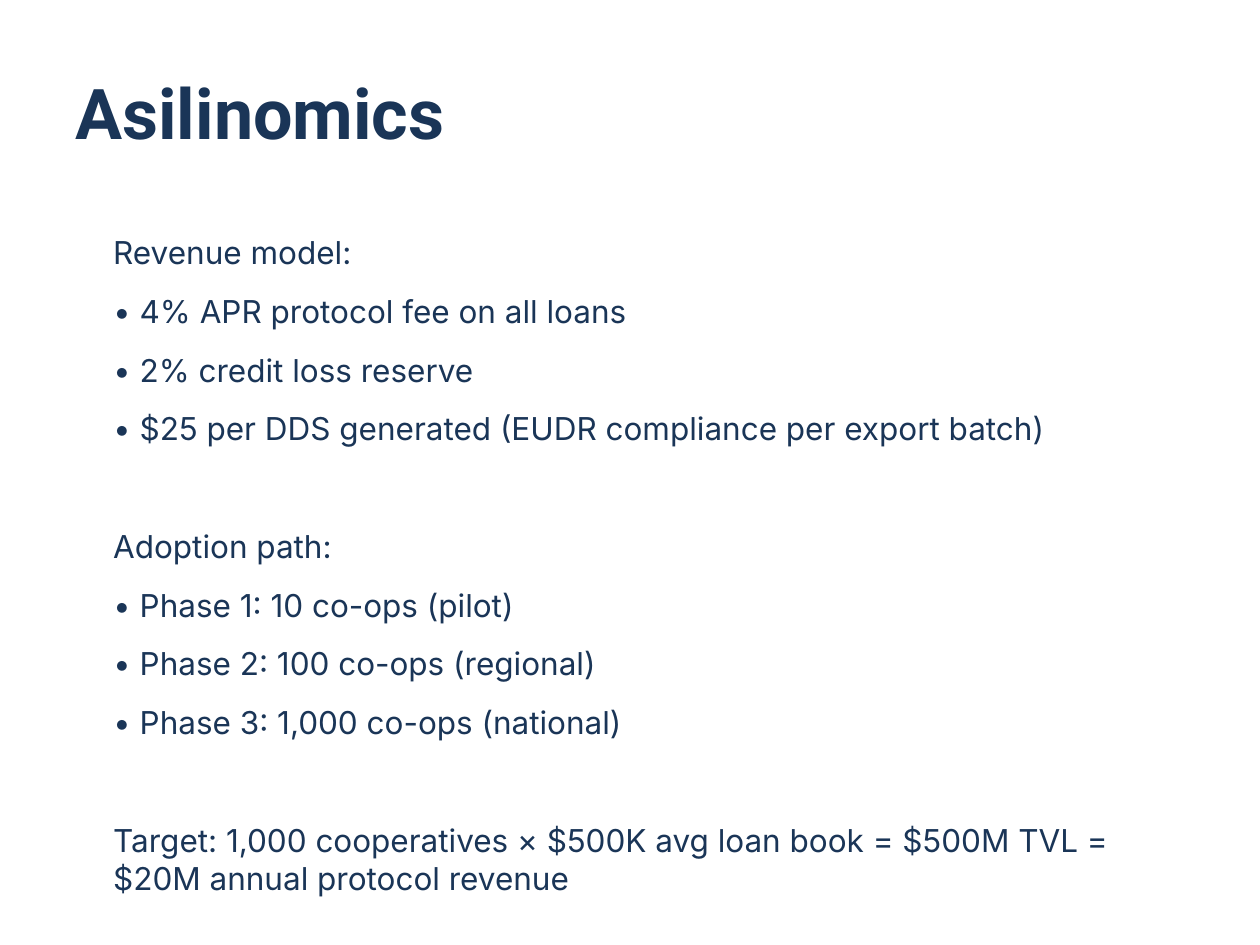
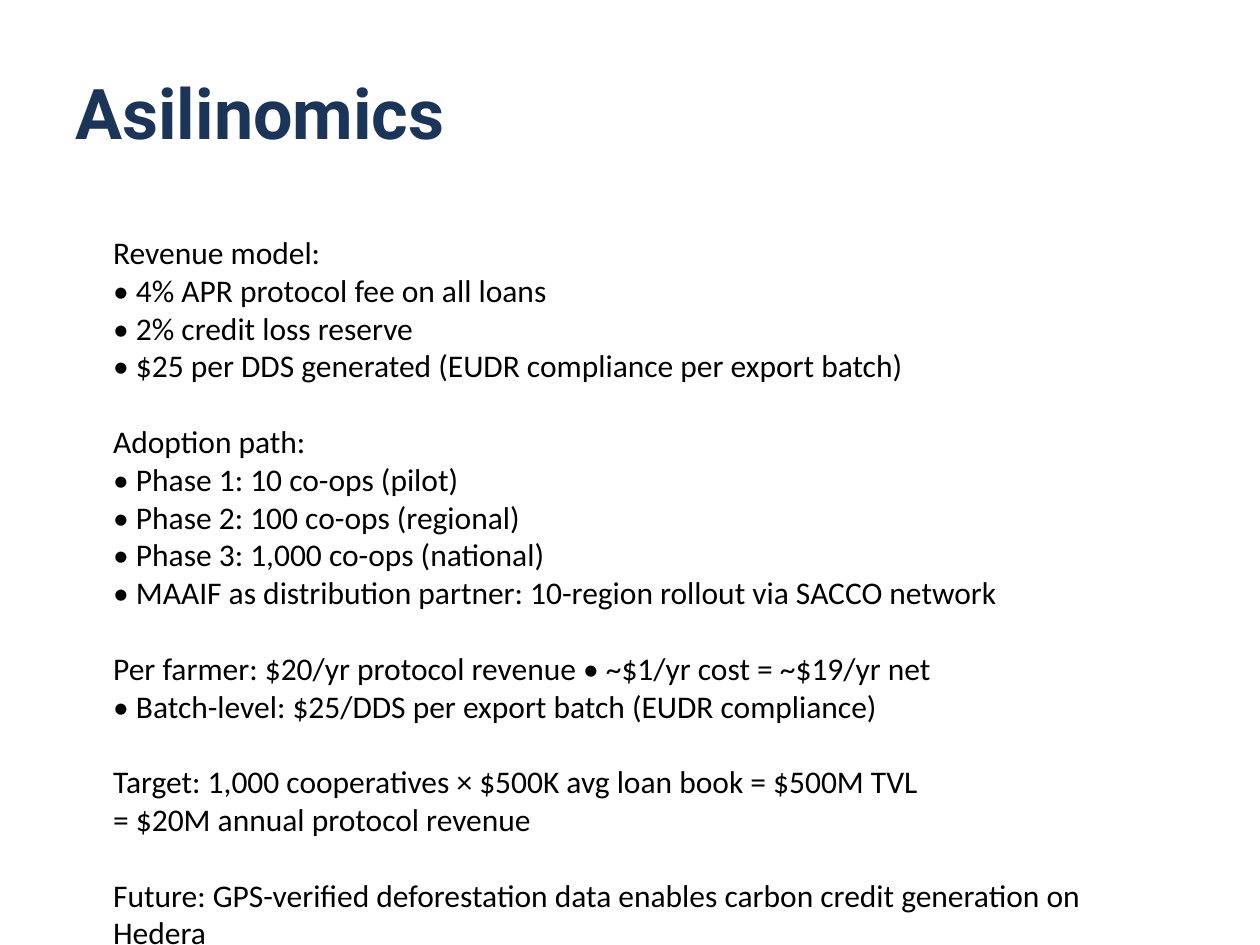
Before and after one commit to AsiliChain/protocol, a slide deck: slide 9 of pitch-deck.pptx. Drawn at 1260x945 pixels with LibreOffice and Linux fonts; fonts in the diff are those of the drawing. Boxes give left, top, right and bottom in pixels: in the first picture for what was removed or moved away, otherwise in the second. Text is boxed around its words. In the diff, an @@ line names an element or a change of style, - is before the commit and + after.

```diff
--- a/pitch-deck.pptx
+++ b/pitch-deck.pptx
@@ text at (x1=113, y1=242, x2=1080, y2=945): font Inter to Calibri, text colour #1A3557 to #000000 in "Revenue model:", "• 4% APR protocol fee on all ...", "• 2% credit loss reserve", "• $25 per DDS generated (EUDR compliance ..." and 5 more places; less space between paragraphs @@
@@ text at (x1=113, y1=582, x2=996, y2=836): text changed; font Inter to Calibri; text colour #1A3557 to #000000 @@
-Target: 1,000 cooperatives × $500K avg loan book = $500M TVL = $20M annual protocol revenue
+• MAAIF as distribution partner: 10-region rollout via SACCO network
+Per farmer: $20/yr protocol revenue • ~$1/yr cost = ~$19/yr net
+• Batch-level: $25/DDS per export batch (EUDR compliance)
+Target: 1,000 cooperatives × $500K avg loan book = $500M TVL
+= $20M annual protocol revenue
```
Also in this commit, not shown: 1 other slide changed, 19 other files.
